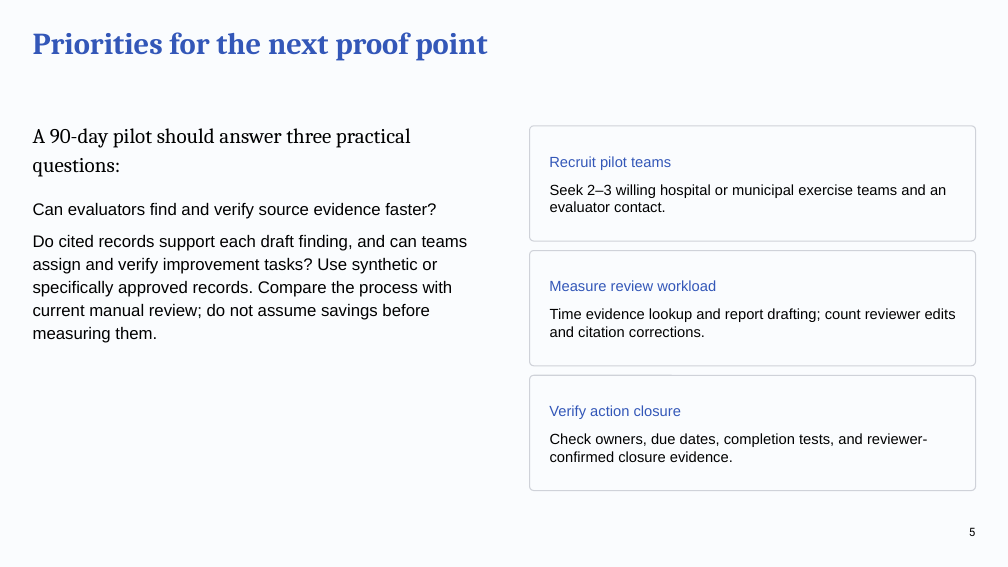
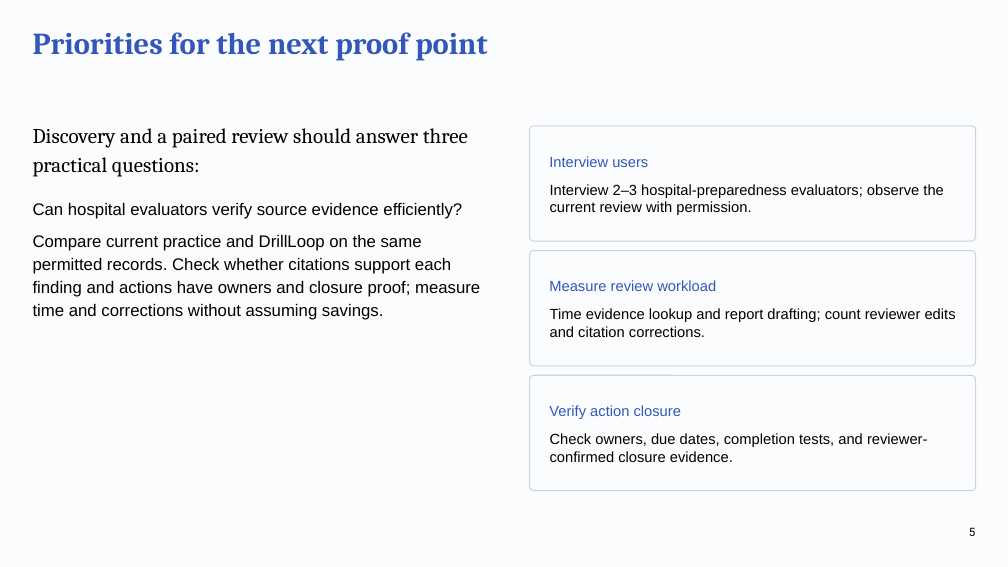
Before and after one commit to deepeshaiml/DrillLoop, a slide deck: slide 5 of DrillLoop_Business_Review.pptx. Drawn at 1008x567 pixels with LibreOffice and Linux fonts; fonts in the diff are those of the drawing. Boxes give left, top, right and bottom in pixels: in the first picture for what was removed or moved away, otherwise in the second. Text is boxed around its words. In the diff, an @@ line names an element or a change of style, - is before the commit and + after.

Commit message:
Align Eureka materials with reviewer feedback

```diff
--- a/DrillLoop_Business_Review.pptx
+++ b/DrillLoop_Business_Review.pptx
@@ text at box(33, 128, 468, 177): text changed @@
-A 90-day pilot should answer three practical questions:
+Discovery and a paired review should answer three practical questions:
@@ text at box(549, 156, 648, 167): text changed @@
-Recruit pilot teams
+Interview users
@@ text at box(33, 203, 480, 320): text changed @@
-Can evaluators find and verify source evidence faster?
-Do cited records support each draft finding, and can teams assign and verify improvement tasks? Use synthetic or specifically approved records. Compare the process with current manual review; do not assume savings before measuring them.
+Can hospital evaluators verify source evidence efficiently?
+Compare current practice and DrillLoop on the same permitted records. Check whether citations support each finding and actions have owners and closure proof; measure time and corrections without assuming savings.
@@ text at box(550, 184, 943, 215): text changed @@
-Seek 2–3 willing hospital or municipal exercise teams and an evaluator contact.
+Interview 2–3 hospital-preparedness evaluators; observe the current review with permission.
```
Also in this commit, not shown: 11 other slides changed, 14 other files.
